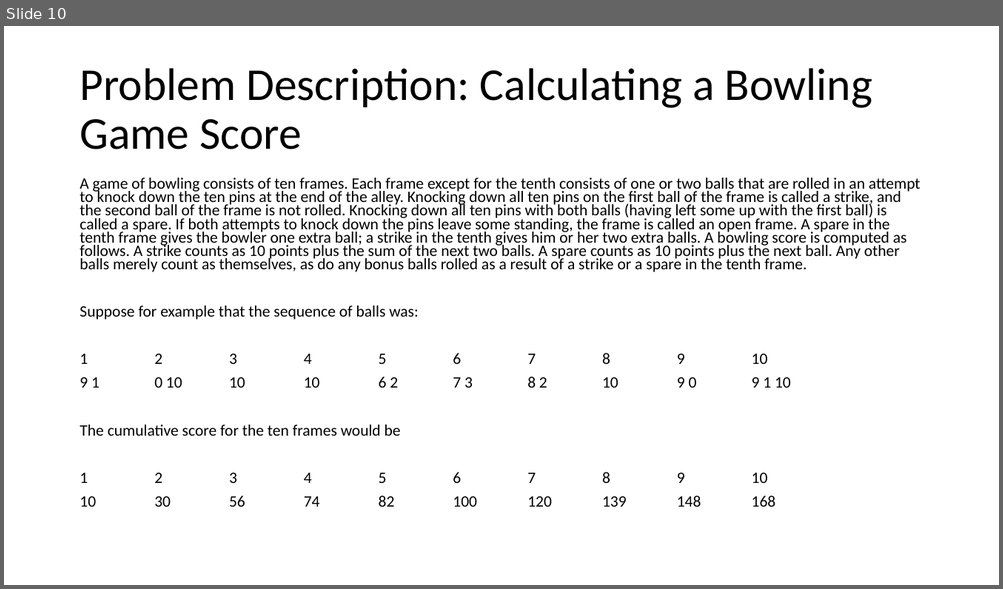
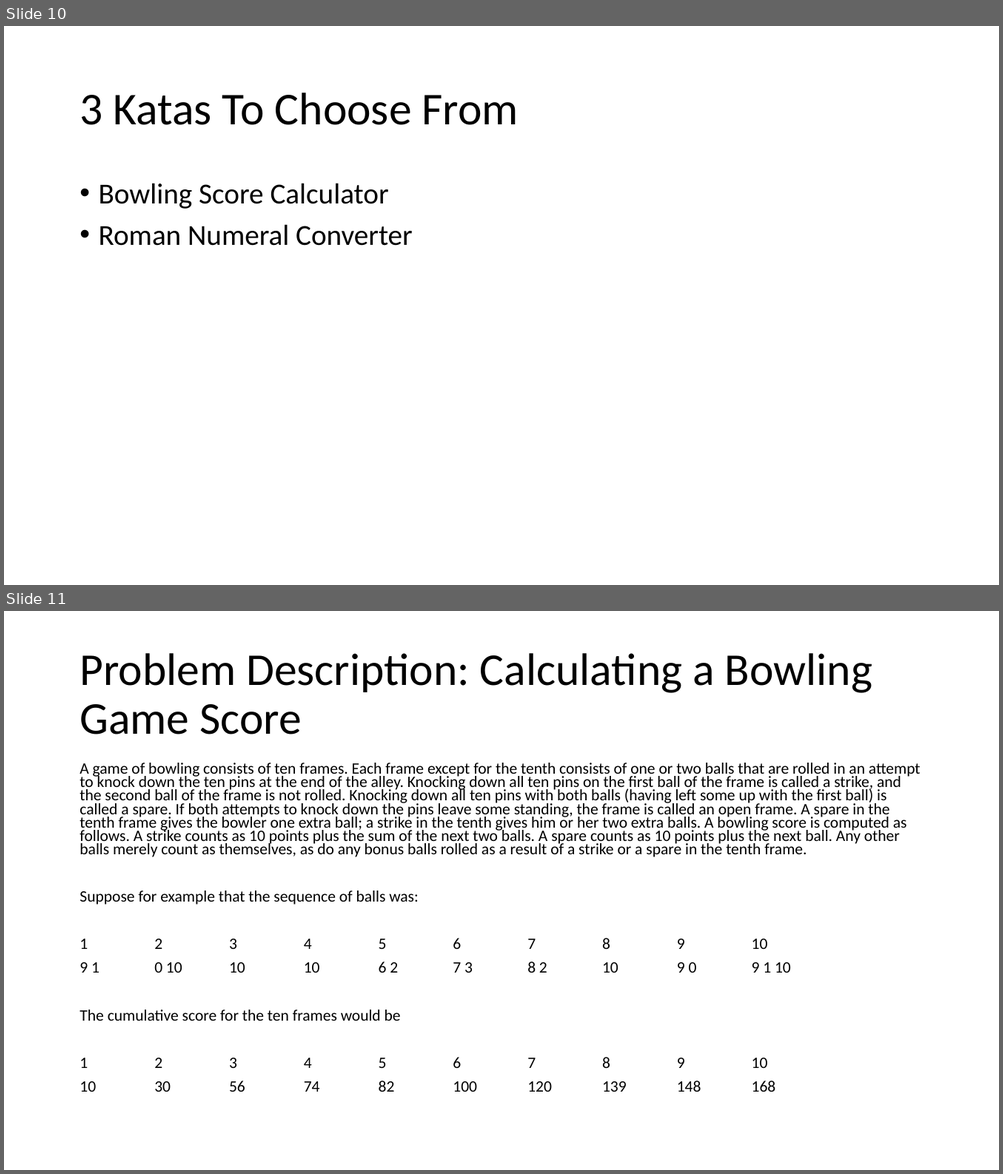
Before and after one commit to jonathan-r-jones/Mob-Programming-Demo, a slide deck: mob.pptx. Shown one above the other, each under a label of ours: slide 10 before the commit, slides 10 and 11 after it. The pictures are 1003x589 and 1003x1174 pixels, drawn with LibreOffice and Linux fonts; fonts in the diff are those of the drawing. Boxes give left, top, right and bottom in pixels: in the first picture for what was removed or moved away, otherwise in the second. Text is boxed around its words. In the diff, an @@ line names an element or a change of style, - is before the commit and + after.

Commit message:
Nov-16-2020_12:01_AM

```diff
--- a/mob.pptx
+++ b/mob.pptx
@@ slide 10 added at <box>4,26,999,585</box>, background #FFFFFF @@
@@ title added at <box>79,93,518,125</box>, 44 pt, text #000000 @@
+3 Katas To Choose From
@@ text added at <box>99,183,412,246</box>, 28 pt, text #000000 @@
+• Bowling Score Calculator
+• Roman Numeral Converter
@@ what was slide 10 is now slide 11 @@
```
